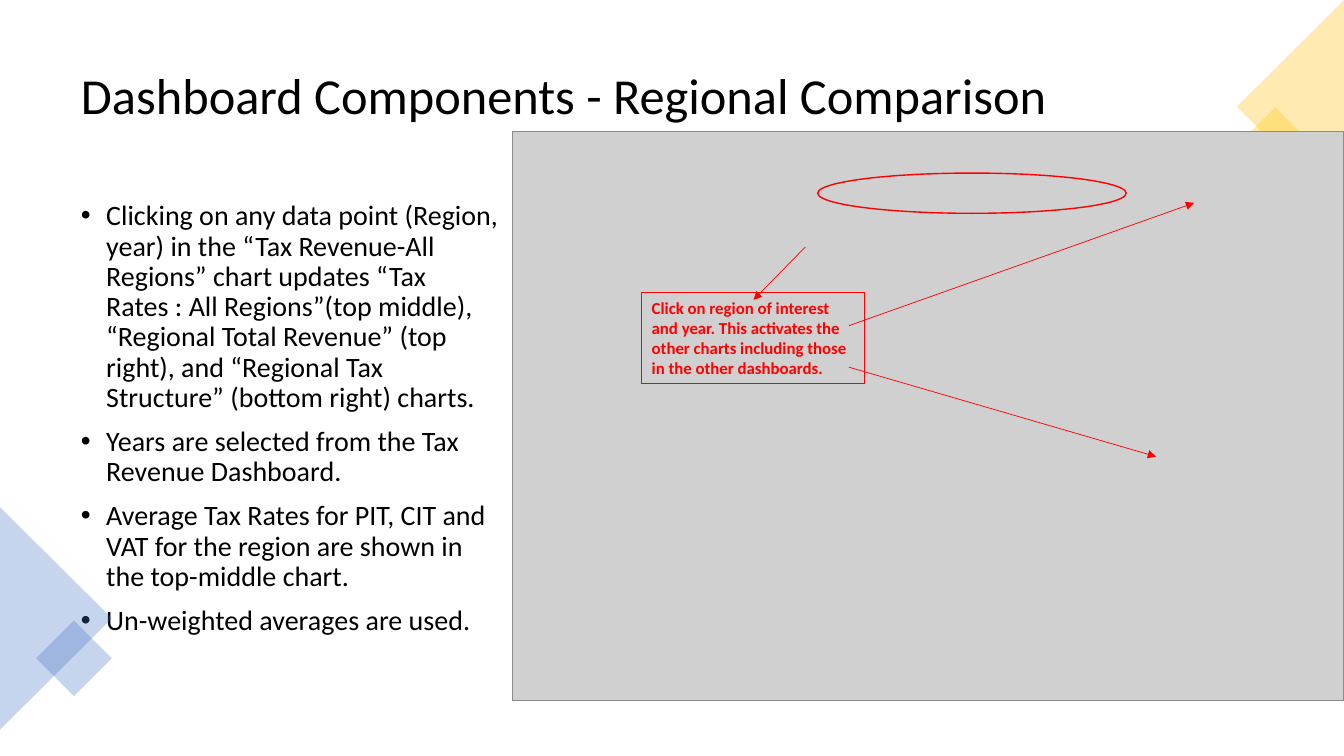
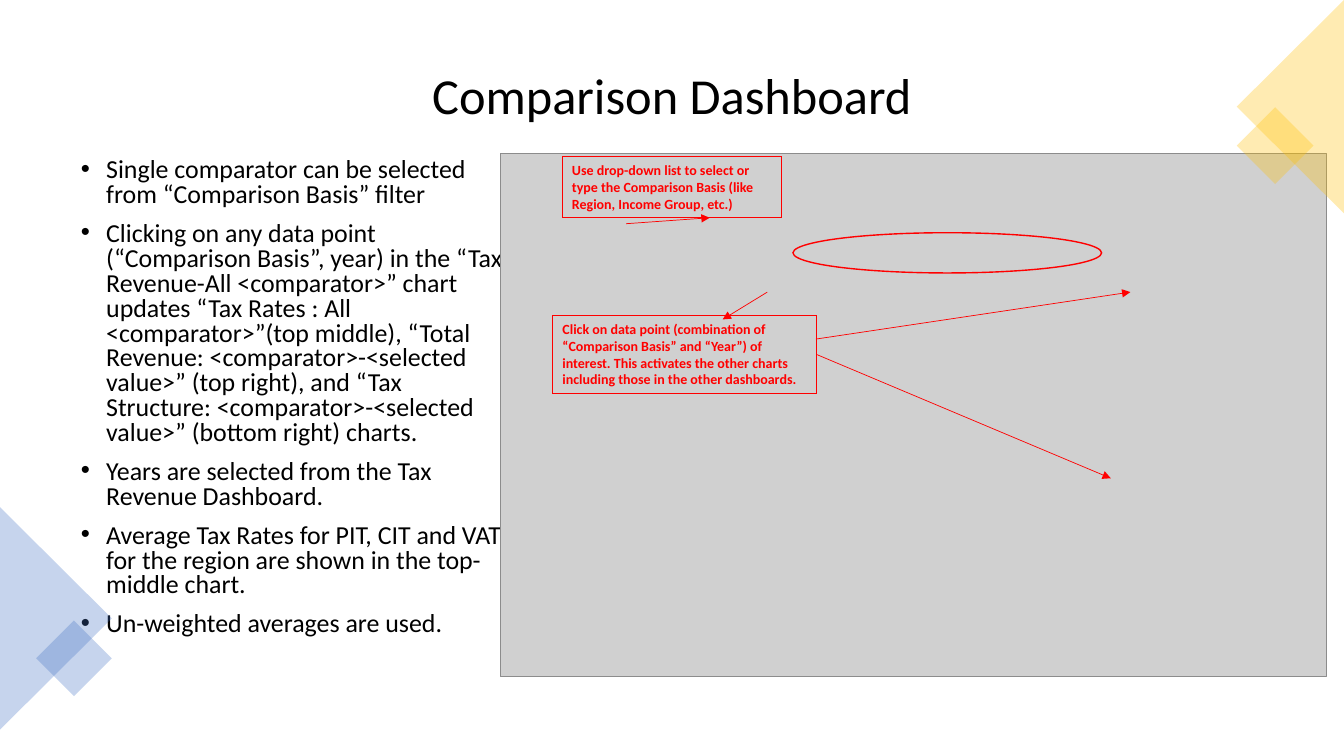
Before and after one commit to Revenue-Academy/Tax-Revenue-Dashboard, a slide deck: slide 8 of Tax Revenue Dashboard - Final.pptx. Drawn at 1344x756 pixels with LibreOffice and Linux fonts; fonts in the diff are those of the drawing; grey boxes stand for pictures. Boxes give left, top, right and bottom in pixels: in the first picture for what was removed or moved away, otherwise in the second. Text is boxed around its words. In the diff, an @@ line names an element or a change of style, - is before the commit and + after.

```diff
--- a/Tax Revenue Dashboard - Final.pptx
+++ b/Tax Revenue Dashboard - Final.pptx
@@ title at <box>432,79,912,122</box>: text changed @@
-Dashboard Components - Regional Comparison
+Comparison Dashboard
@@ text "Single comparator can be selected ...": place and size @@
-text "Single comparator can be selected ..." at <box>106,204,498,635</box>
+text "Single comparator can be selected ..." at <box>106,160,502,637</box>
@@ text at <box>106,160,502,446</box>: text changed; size 20 to 18.5 pt @@
-• Clicking on any data point (Region, year) in the “Tax Revenue-All Regions” chart updates “Tax Rates : All Regions”(top middle), “Regional Total Revenue” (top right), and “Regional Tax Structure” (bottom right) charts.
+• Single comparator can be selected from “Comparison Basis” filter
+• Clicking on any data point (“Comparison Basis”, year) in the “Tax Revenue-All <comparator>” chart updates “Tax Rates : All <comparator>”(top middle), “Total Revenue: <comparator>-<selected value>” (top right), and “Tax Structure: <comparator>-<selected value>” (bottom right) charts.
@@ picture: place and size @@
-picture at <box>513,132,1344,701</box>
+picture at <box>500,154,1326,678</box>
@@ rectangle added at <box>563,156,782,218</box>, outline #FF0000 0.75 pt, 10 pt, text #FF0000, bold @@
+Use drop-down list to select or type the Comparison Basis (like Region, Income Group, etc.)
@@ arrow added from (626, 224) to (710, 218), #FF0000 0.5 pt @@
@@ ellipse: place and size @@
-ellipse at <box>818,173,1126,214</box>
+ellipse at <box>793,233,1102,273</box>
@@ arrow moved from (806, 247) - (754, 300) to (767, 292) - (723, 320) @@
@@ arrow moved from (849, 326) - (1195, 203) to (816, 339) - (1130, 292) @@
@@ rectangle "Click on data point (combination ...": place and size @@
-rectangle "Click on data point (combination ..." at <box>642,292,865,384</box>
+rectangle "Click on data point (combination ..." at <box>553,316,817,393</box>
@@ text in rectangle at <box>562,324,796,387</box>: text changed; size 12 to 10 pt @@
-Click on region of interest and year. This activates the other charts including those in the other dashboards.
+Click on data point (combination of “Comparison Basis” and “Year”) of interest. This activates the other charts including those in the other dashboards.
@@ arrow moved from (849, 367) - (1156, 457) to (817, 355) - (1111, 478) @@
@@ text at <box>106,462,501,637</box>: size 20 to 18.5 pt in "Years are selected from the Tax Revenue ...", "Average Tax Rates for PIT, CIT and ...", "Un-weighted averages are used."; line spacing 0.9 to 0.8 @@
```
Also in this commit, not shown: 9 other slides changed, 3 slides added, 2 slides removed, 5 other files.
